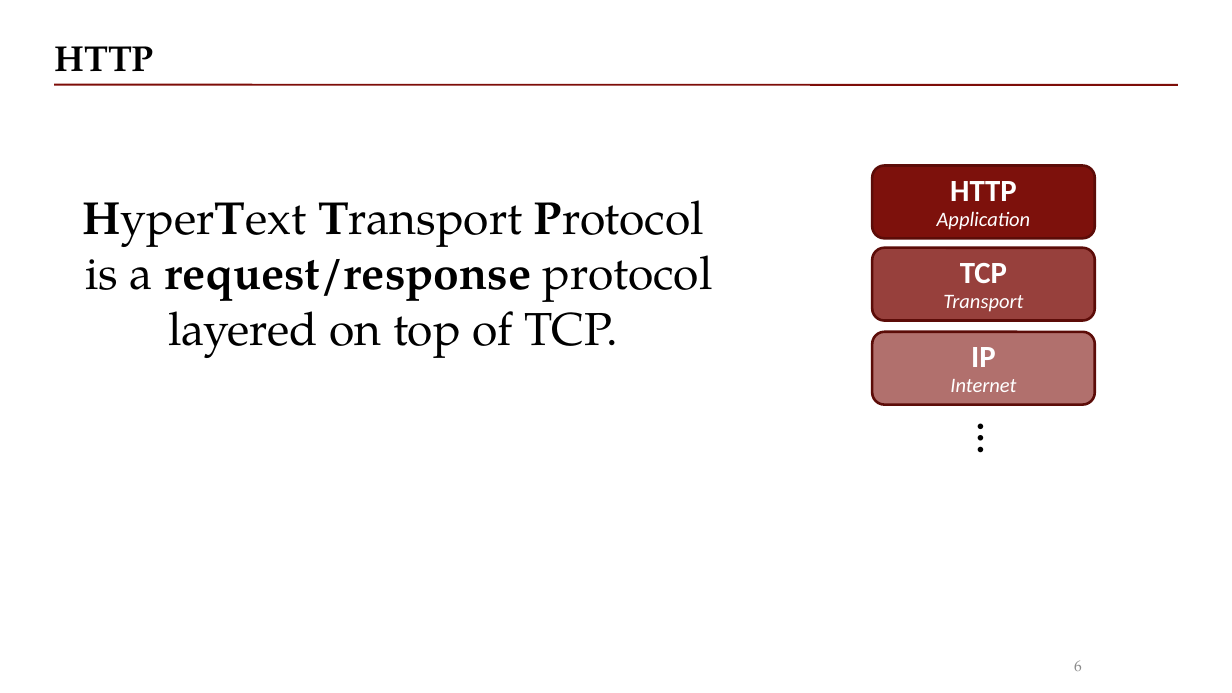
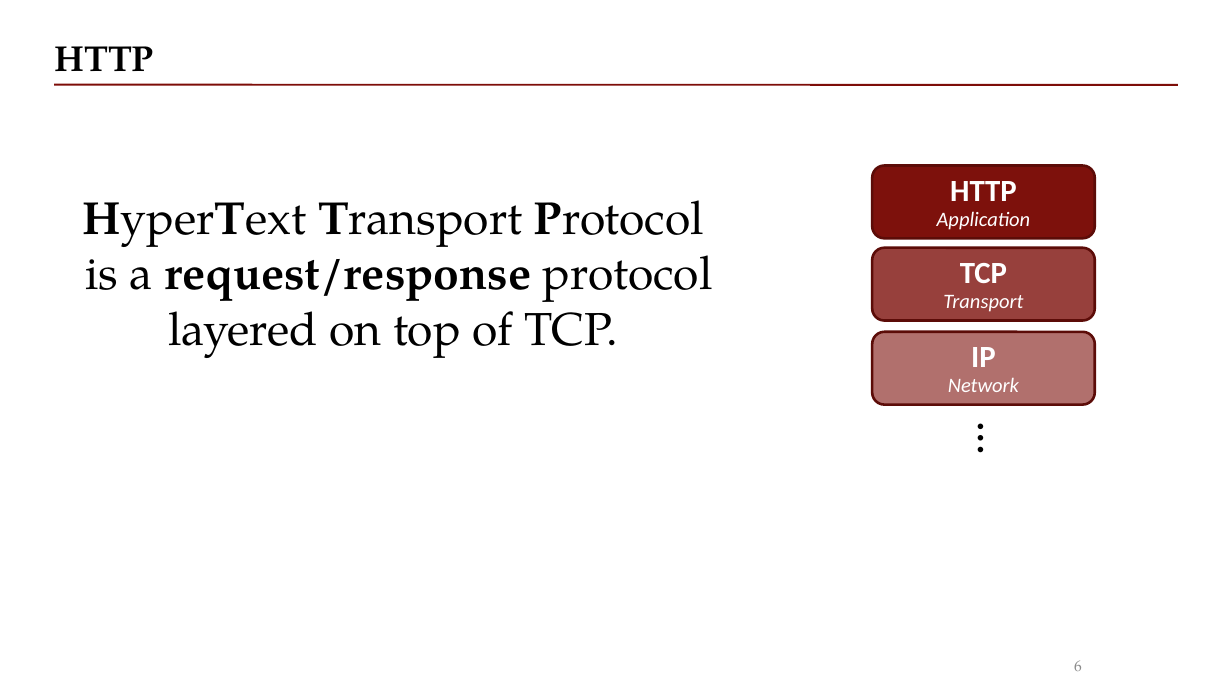
Before and after one commit to tag/msis-lesson-plan-2020, a slide deck: slide 6 of 06 HTTP.pptx. Drawn at 1232x693 pixels with LibreOffice and Linux fonts; fonts in the diff are those of the drawing; background and template pictures are left out. Boxes give left, top, right and bottom in pixels: in the first picture for what was removed or moved away, otherwise in the second. Text is boxed around its words. In the diff, an @@ line names an element or a change of style, - is before the commit and + after.

```diff
--- a/06 HTTP.pptx
+++ b/06 HTTP.pptx
@@ text at (x1=948, y1=378, x2=1019, y2=392): text changed @@
-Internet
+Network
```
Also in this commit, not shown: 2 other slides changed, 1 other file.
